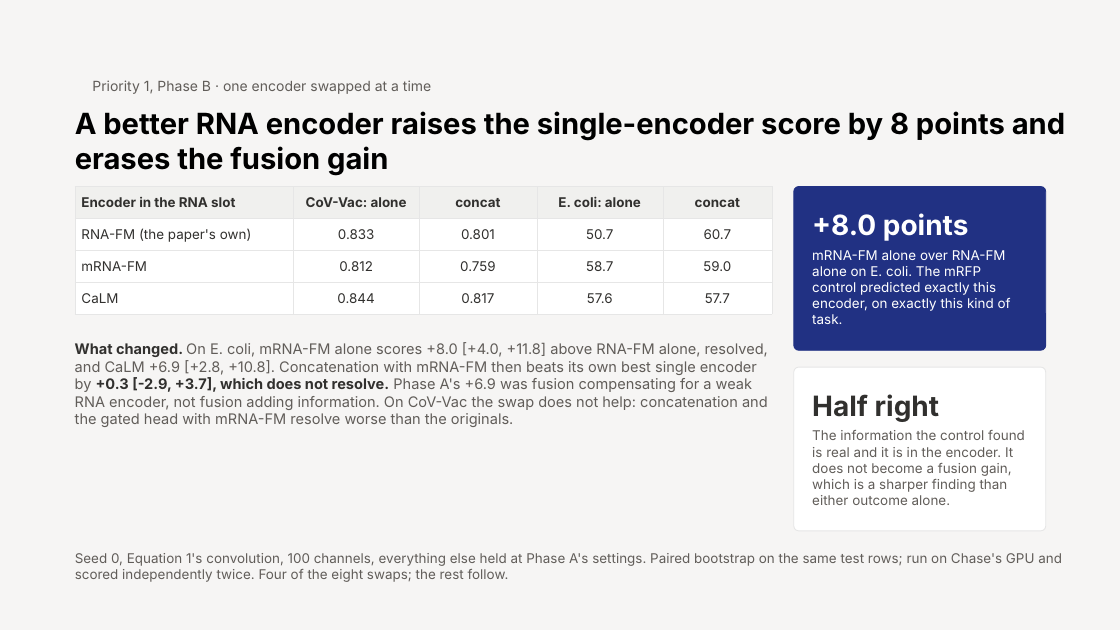
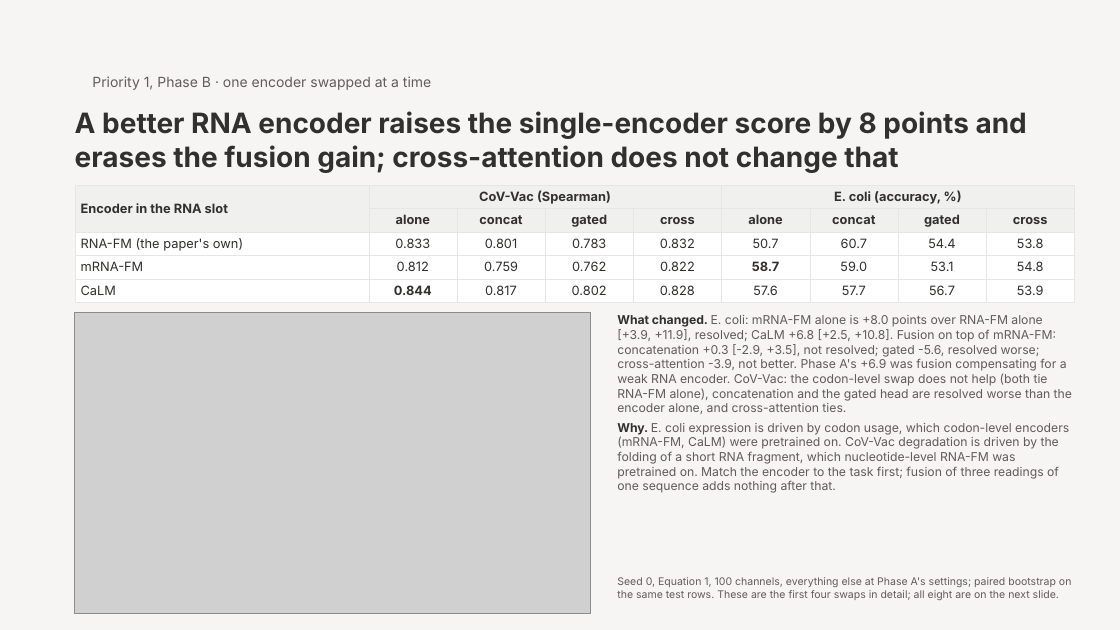
Before and after one commit to jtmckinley4/multimodal-bio-fusion, a slide deck: slide 9 of docs/notes/Slides/Mina_Progress_Slides_2026-10-22.pptx. Drawn at 1120x630 pixels with LibreOffice and Linux fonts; fonts in the diff are those of the drawing; grey boxes stand for pictures. Boxes give left, top, right and bottom in pixels: in the first picture for what was removed or moved away, otherwise in the second. Text is boxed around its words. In the diff, an @@ line names an element or a change of style, - is before the commit and + after.

```diff
--- a/docs/notes/Slides/Mina_Progress_Slides_2026-10-22.pptx
+++ b/docs/notes/Slides/Mina_Progress_Slides_2026-10-22.pptx
@@ text "Priority 1, Phase B · ..." at box(92, 76, 431, 90): less space between paragraphs; vertical alignment middle to top @@
@@ text at box(75, 111, 1027, 173): text changed; size 25 to 24 pt; text colour #000000 to #31302E @@
-A better RNA encoder raises the single-encoder score by 8 points and erases the fusion gain
+A better RNA encoder raises the single-encoder score by 8 points and erases the fusion gain; cross-attention does not change that
@@ table at box(75, 185, 1075, 299) @@
-Encoder in the RNA slot | CoV-Vac: alone | concat | E. coli: alone | concat
-RNA-FM (the paper's own) | 0.833 | 0.801 | 50.7 | 60.7
-mRNA-FM | 0.812 | 0.759 | 58.7 | 59.0
-CaLM | 0.844 | 0.817 | 57.6 | 57.7
+Encoder in the RNA slot | CoV-Vac (Spearman) |  |  |  | E. coli (accuracy, %) |  |  | 
+ | alone | concat | gated | cross | alone | concat | gated | cross
+RNA-FM (the paper's own) | 0.833 | 0.801 | 0.783 | 0.832 | 50.7 | 60.7 | 54.4 | 53.8
+mRNA-FM | 0.812 | 0.759 | 0.762 | 0.822 | 58.7 | 59.0 | 53.1 | 54.8
+CaLM | 0.844 | 0.817 | 0.802 | 0.828 | 57.6 | 57.7 | 56.7 | 53.9
@@ table: place and size @@
-table at box(75, 187, 772, 307)
+table at box(75, 185, 1075, 299)
@@ rounded rectangle removed at box(794, 187, 1046, 350) @@
@@ text removed at box(812, 213, 969, 241) @@
-+8.0 points
@@ text removed at box(812, 250, 1011, 324) @@
-mRNA-FM alone over RNA-FM alone on E. coli. The mRFP control predicted exactly this encoder, on exactly this kind of task.
@@ picture added at box(75, 313, 591, 613) @@
@@ text at box(617, 315, 1072, 493): text changed; size 12.5 to 10.5 pt @@
-What changed. On E. coli, mRNA-FM alone scores +8.0 [+4.0, +11.8] above RNA-FM alone, resolved, and CaLM +6.9 [+2.8, +10.8]. Concatenation with mRNA-FM then beats its own best single encoder by +0.3 [-2.9, +3.7], which does not resolve. Phase A's +6.9 was fusion compensating for a weak RNA encoder, not fusion adding information. On CoV-Vac the swap does not help: concatenation and the gated head with mRNA-FM resolve worse than the originals.
+What changed. E. coli: mRNA-FM alone is +8.0 points over RNA-FM alone [+3.9, +11.9], resolved; CaLM +6.8 [+2.5, +10.8]. Fusion on top of mRNA-FM: concatenation +0.3 [-2.9, +3.5], not resolved; gated -5.6, resolved worse; cross-attention -3.9, not better. Phase A's +6.9 was fusion compensating for a weak RNA encoder. CoV-Vac: the codon-level swap does not help (both tie RNA-FM alone), concatenation and the gated head are resolved worse than the encoder alone, and cross-attention ties.
+Why. E. coli expression is driven by codon usage, which codon-level encoders (mRNA-FM, CaLM) were pretrained on. CoV-Vac degradation is driven by the folding of a short RNA fragment, which nucleotide-level RNA-FM was pretrained on. Match the encoder to the task first; fusion of three readings of one sequence adds nothing after that.
@@ rounded rectangle removed at box(794, 367, 1046, 531) @@
@@ text removed at box(812, 394, 939, 422) @@
-Half right
@@ text removed at box(812, 430, 1025, 505) @@
-The information the control found is real and it is in the encoder. It does not become a fusion gain, which is a sharper finding than either outcome alone.
@@ text removed at box(75, 553, 1062, 582) @@
-Seed 0, Equation 1's convolution, 100 channels, everything else held at Phase A's settings. Paired bootstrap on the same test rows; run on Chase's GPU and scored independently twice. Four of the eight swaps; the rest follow.
@@ text added at box(617, 577, 1072, 600), 9 pt, text #615D59 @@
+Seed 0, Equation 1, 100 channels, everything else at Phase A's settings; paired bootstrap on the same test rows. These are the first four swaps in detail; all eight are on the next slide.
```
Also in this commit, not shown: 11 other slides changed, 2 slides added, 1 slide removed, 35 other files.
